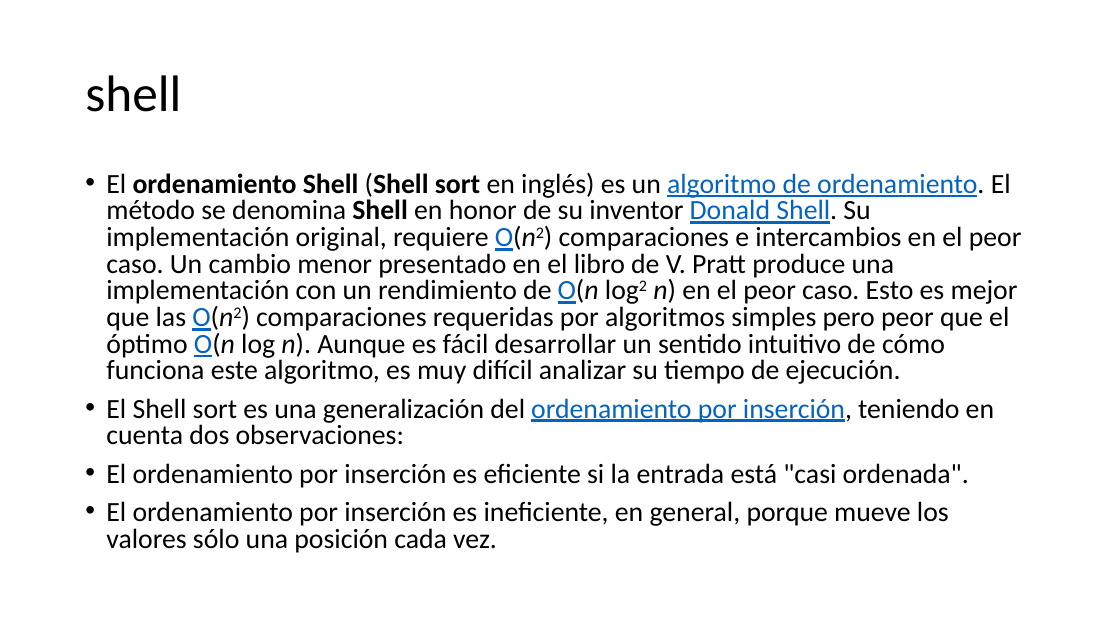
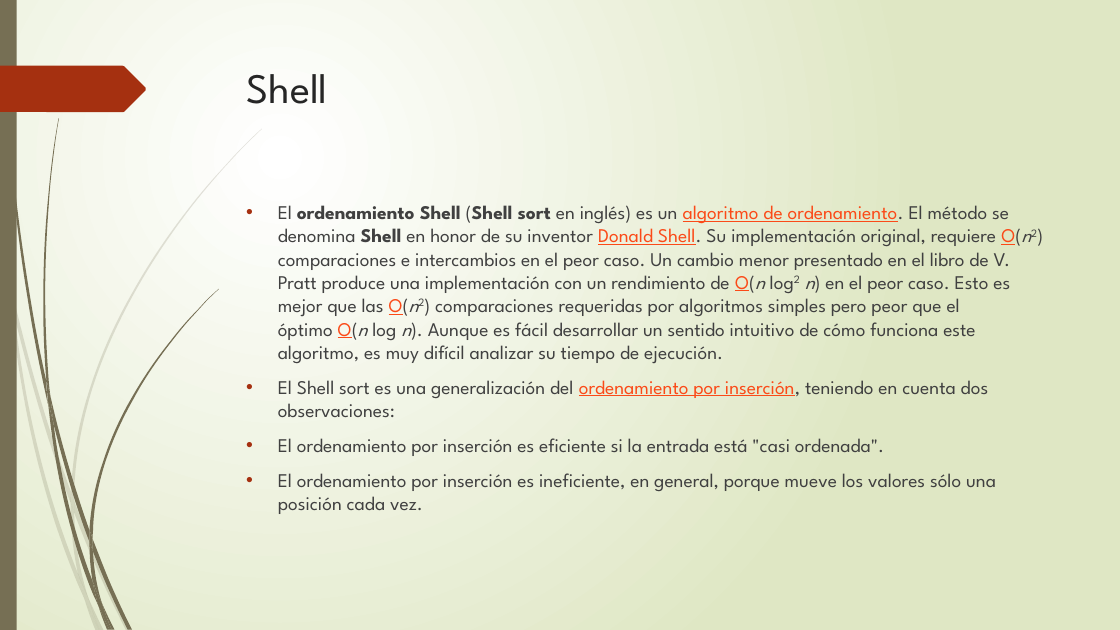
Before and after one commit to ParalelaUnsaac/G4-2020-1, a slide deck: slide 4 of 21.10/SORTS.pptx. Drawn at 1120x630 pixels with LibreOffice and Linux fonts; fonts in the diff are those of the drawing. Boxes give left, top, right and bottom in pixels: in the first picture for what was removed or moved away, otherwise in the second. Text is boxed around its words. In the diff, an @@ line names an element or a change of style, - is before the commit and + after.

```diff
--- a/21.10/SORTS.pptx
+++ b/21.10/SORTS.pptx
@@ background #FFFFFF to gradient #FFFFFF to #DFE8C4 @@
@@ rectangle added at box(0, 0, 17, 630), fill #766F54 @@
@@ title "Shell" at box(247, 74, 328, 104): vertical alignment middle to top @@
@@ freeform shape added at box(0, 66, 146, 112), fill #A53010 @@
@@ title at box(247, 74, 328, 104): text changed; size 44 to 36 pt; font Calibri to League Spartan; text colour #000000 to #262626 @@
-shell
+Shell
@@ text "El ordenamiento Shell (Shell sort ...": place and size @@
-text "El ordenamiento Shell (Shell sort ..." at box(106, 173, 1022, 553)
+text "El ordenamiento Shell (Shell sort ..." at box(278, 205, 1021, 514)
@@ text "El ordenamiento Shell (Shell sort ..." at box(278, 205, 1021, 514): size 23.8 to 16.6 pt, font Calibri to League Spartan, text colour #000000 to #404040; text colour #0563C1 to #FB4A18 in "algoritmo de ordenamiento. Donald Shell. O(n2) O(n ...", "ordenamiento por inserción,"; indent changed; line spacing 0.8 to 1 @@
@@ group added at box(0, 129, 262, 630): 10 freeform shapes @@
@@ group added at box(3, 0, 218, 630): 12 freeform shapes @@
```
Also in this commit, not shown: 3 other slides changed, 4 slides added, 3 slides removed.
